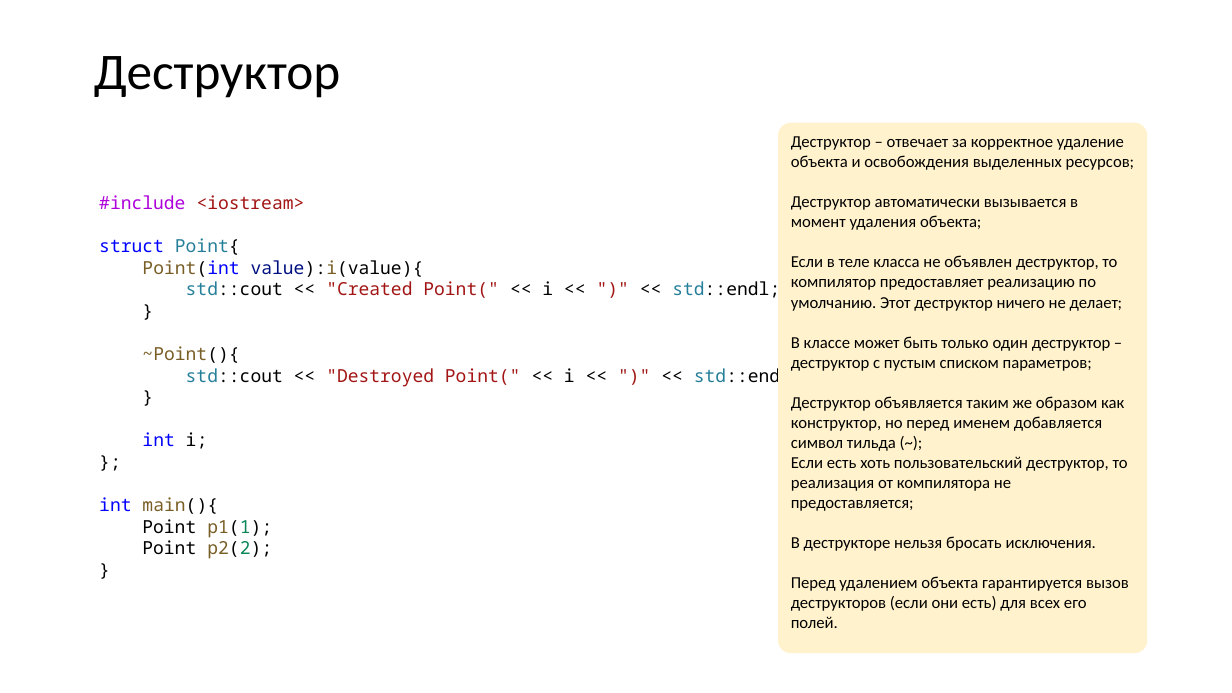
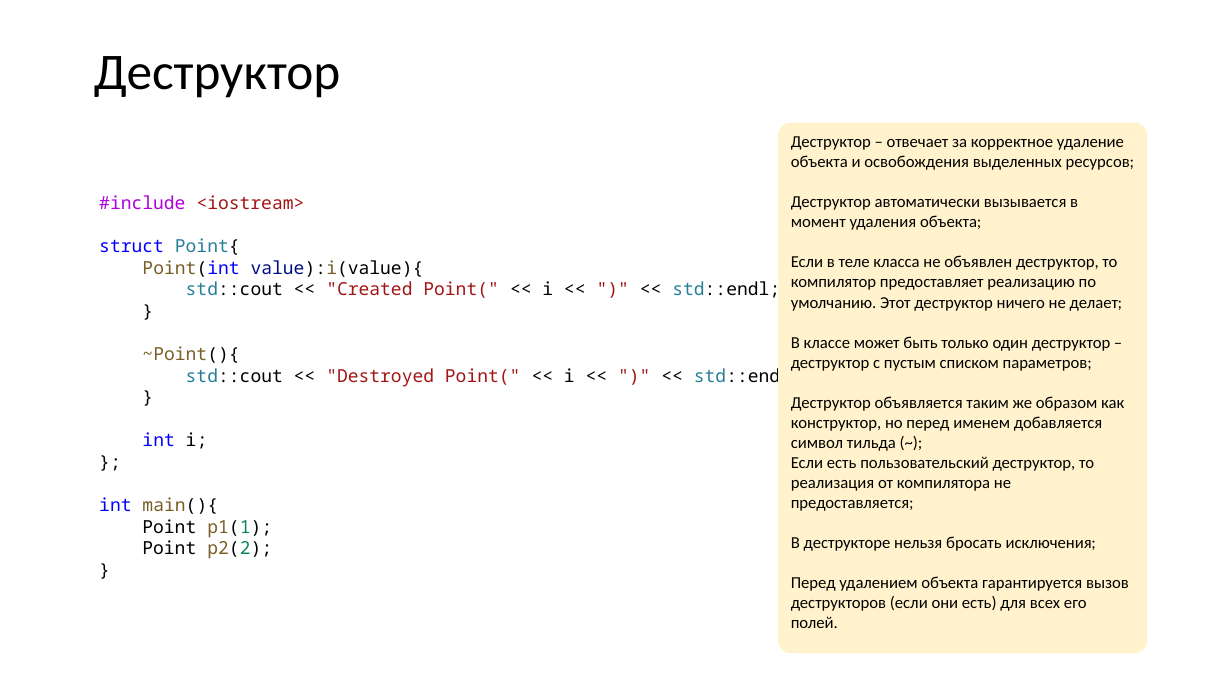
Before and after one commit to VladimirChabanov/alg_and_prog_2025, a slide deck: slide 40 of 01_lectures/lecture_07/presentation_cpp.pptx. Drawn at 1232x693 pixels with LibreOffice and Linux fonts; fonts in the diff are those of the drawing. Boxes give left, top, right and bottom in pixels: in the first picture for what was removed or moved away, otherwise in the second. Text is boxed around its words. In the diff, an @@ line names an element or a change of style, - is before the commit and + after.

```diff
--- a/01_lectures/lecture_07/presentation_cpp.pptx
+++ b/01_lectures/lecture_07/presentation_cpp.pptx
@@ text in rounded rectangle at box(791, 396, 1124, 551): text changed @@
-Деструктор объявляется таким же образом как конструктор, но перед именем добавляется символ тильда (~);
-Если есть хоть пользовательский деструктор, то реализация от компилятора не предоставляется;
-В деструкторе нельзя бросать исключения.
+Деструктор объявляется таким же образом как конструктор, но перед именем добавляется символ тильда (~);
+Если есть пользовательский деструктор, то реализация от компилятора не предоставляется;
+В деструкторе нельзя бросать исключения;
```
Also in this commit, not shown: 2 other slides changed, 2 other files.
